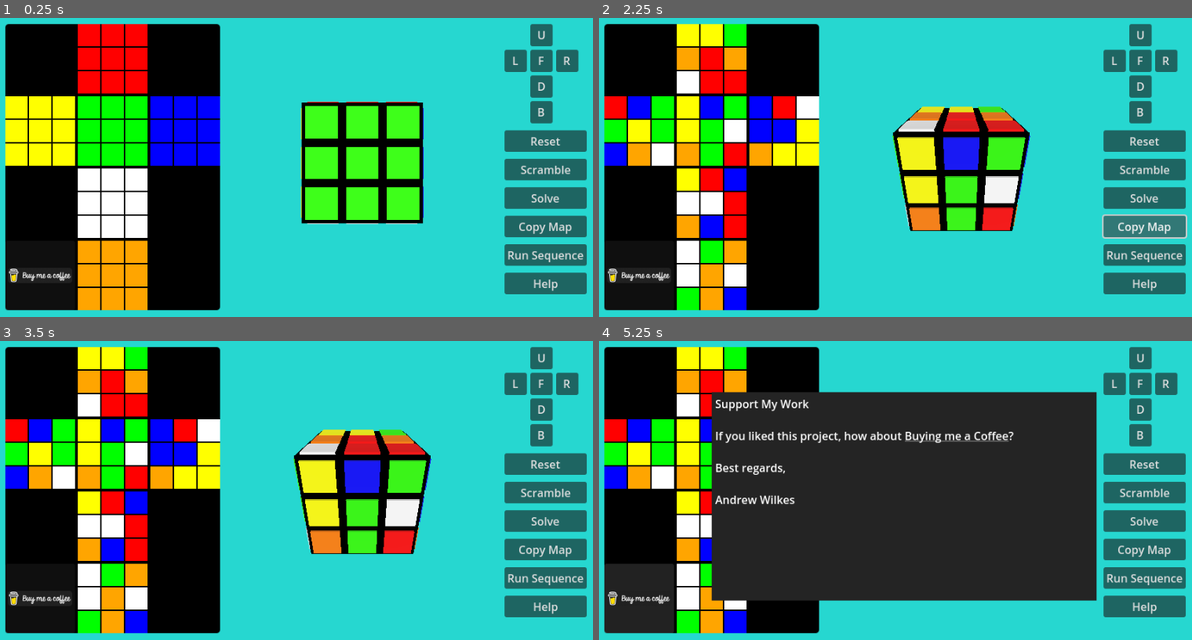
Above: before the commit, frames 1-4 (two rows, left to right).
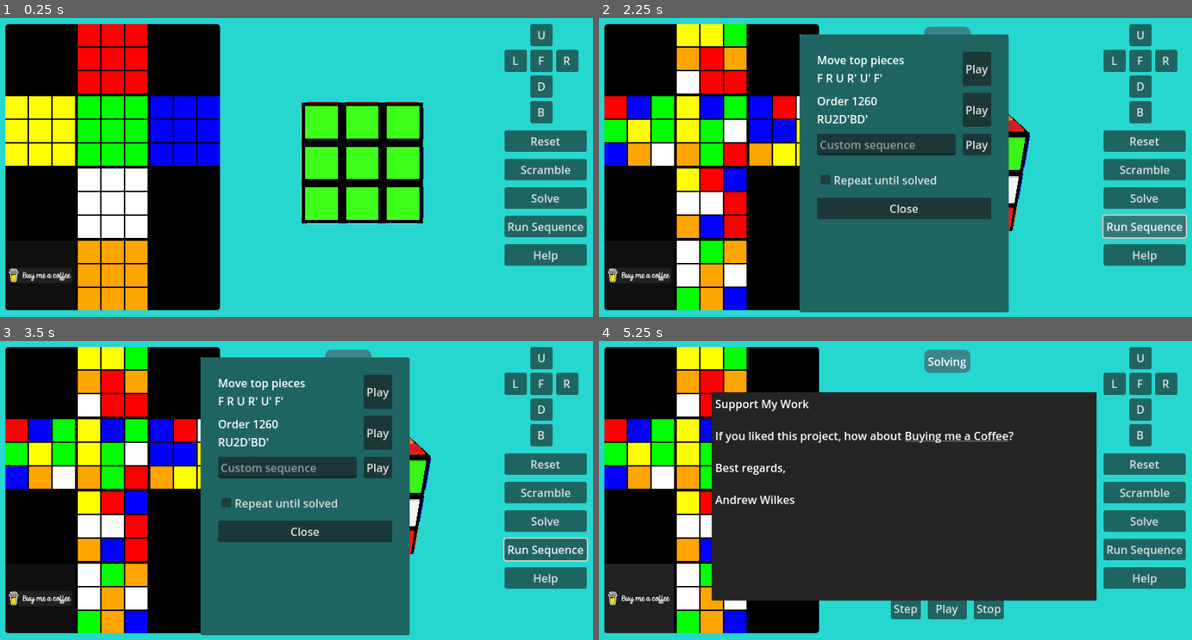
Above: after the commit, the same moments.

Repository: andrew-wilkes/cubic
Game: Godot game, scene res://scenes/main.tscn
Same seed, same stepped clock (60 frames per second), same inputs: the game is played once before the commit and once after it.
Inputs (mouse positions are in pixels of both pictures, inside the frame that each line leads up to):
- Up to frame 1 (0.25 s): no input
- Up to frame 2 (2.25 s): click "Scramble" at 0.5 s; click "Solve" at 1.25 s; click (1144, 227) at 2 s, where only the run before the commit has a clickable "Copy Map"
- Up to frame 3 (3.5 s): click (391, 607) at 2.75 s, where only the run after the commit has a clickable "Stop"
- Up to frame 4 (5.25 s): click (948, 607) at 3.5 s, where only the run after the commit has a clickable "Play"; click (948, 607) at 4.25 s, where only the run after the commit has a clickable "Play"; click (640, 598) at 5 s

The runs differ from the first frame. In frame 1, 1.5% of the frame differs, in the area x 85-99%, y 68-93%; in frame 2, 35%; in frame 3, 35%, in the area x 33-100%, y 2-99%; in frame 4, 3.2%.

Commit message:
Remove Copy Map button

Diff:
--- a/scenes/color_map.gd
+++ b/scenes/color_map.gd
@@ -1,4 +1,6 @@
 extends Control
+
+signal map_changed
 
 const COLORS = [Color.RED, Color.YELLOW, Color.GREEN, Color.BLUE, Color.WHITE, Color.ORANGE]
 
@@ -16,6 +18,7 @@
 var source_tile = null
 var edges = [] # 12 sets of 2 colors
 var corners = [] # 8 sets of 3 colors
+var solving = false
 
 func _ready():
 	# Set up the tiles
@@ -51,7 +54,7 @@
 
 
 func handle_click(ev: InputEvent, clicked_tile):
-	if ev is InputEventMouseButton and ev.pressed:
+	if ev is InputEventMouseButton and ev.pressed and not solving:
 		if source_tile:
 			source_tile.color = COLORS[source_tile.get_meta("id").face]
 			try_move(source_tile, clicked_tile)
@@ -105,6 +108,7 @@
 			for face_idx in 3:
 				set_corner_color(corner1, face_idx)
 				set_corner_color(corner2, face_idx)
+	emit_signal("map_changed")
 
 
 func get_rotated_faces(corner1, from_idx, corner2, to_idx):
--- a/scenes/main.gd
+++ b/scenes/main.gd
@@ -26,6 +26,7 @@
 	$C/UI.button_pressed.connect(_on_button_pressed)
 	bc = $C/SVP/VP/BigCube
 	cmap = $C/ColorMap
+	cmap.connect("map_changed", copy_map_to_cube)
 	%Pivot.connect("rotation_complete", rotation_done)
 	bc.connect("rotation_complete", rotation_done)
 	%SUI.hide()
@@ -100,19 +101,23 @@
 			if solve_step < 0:
 				solve_step = 1
 				play_state = STEPPING
+				cmap.solving = true
 				the_log.clear()
 				%SUI.show()
 			if play_state == PLAYING:
 				stop_solving()
 			else:
 				solve()
-		"CopyMap":
-			stop_solving()
-			bc.apply_map($C/ColorMap.get_data())
 		"Sequence":
 			$Sequence.popup_centered()
 		"Help":
 			$Info.popup_centered()
+
+
+func copy_map_to_cube():
+	if play_state != STOPPED:
+		stop_solving()
+	bc.apply_map($C/ColorMap.get_data())
 
 
 func apply_reset():
@@ -658,6 +663,7 @@
 func stop_solving():
 	solve_step = -1
 	play_state = STOPPED
+	cmap.solving = false
 	%SUI.hide()
 	%Play.text = "Play"
 	%Step.disabled = false
--- a/scenes/main.tscn
+++ b/scenes/main.tscn
@@ -135,10 +135,6 @@
 layout_mode = 2
 text = "Solve"
 
-[node name="CopyMap" type="Button" parent="C/UI"]
-layout_mode = 2
-text = "Copy Map"
-
 [node name="Sequence" type="Button" parent="C/UI"]
 layout_mode = 2
 text = "Run Sequence"
